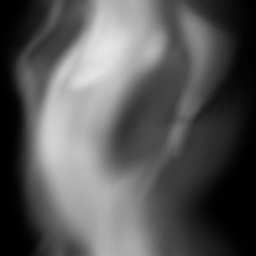
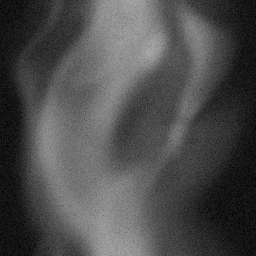
The second 256x256 image is a revision of the first. Changes to its layers:
added group "Group 2" with 1 layers above "Layer 8" over [0, 0, 256, 256]
added layer "Levels 1" in group "Group 2" over [0, 0, 256, 256]
painted on "Layer 8" over [3, 0, 232, 256]
